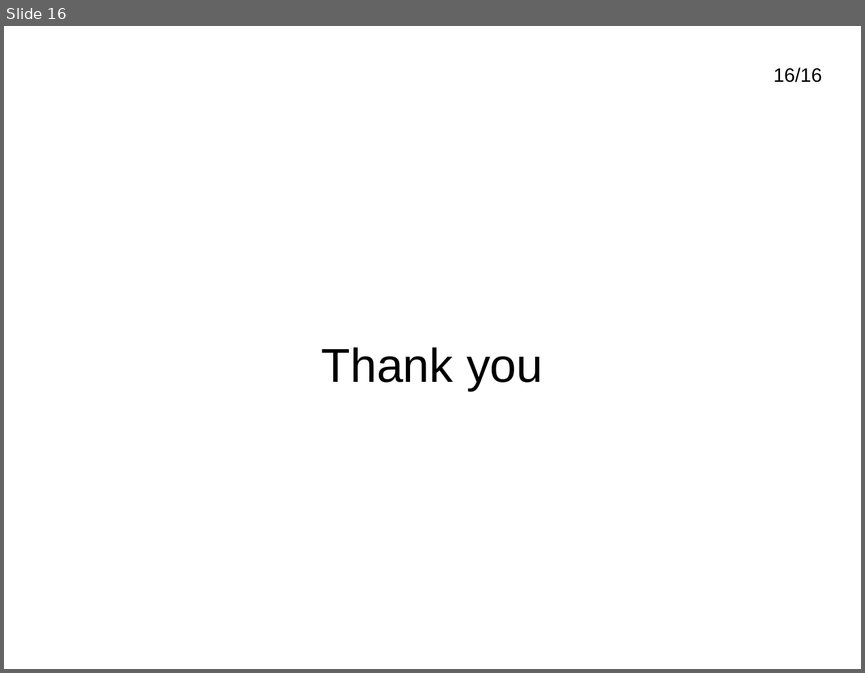
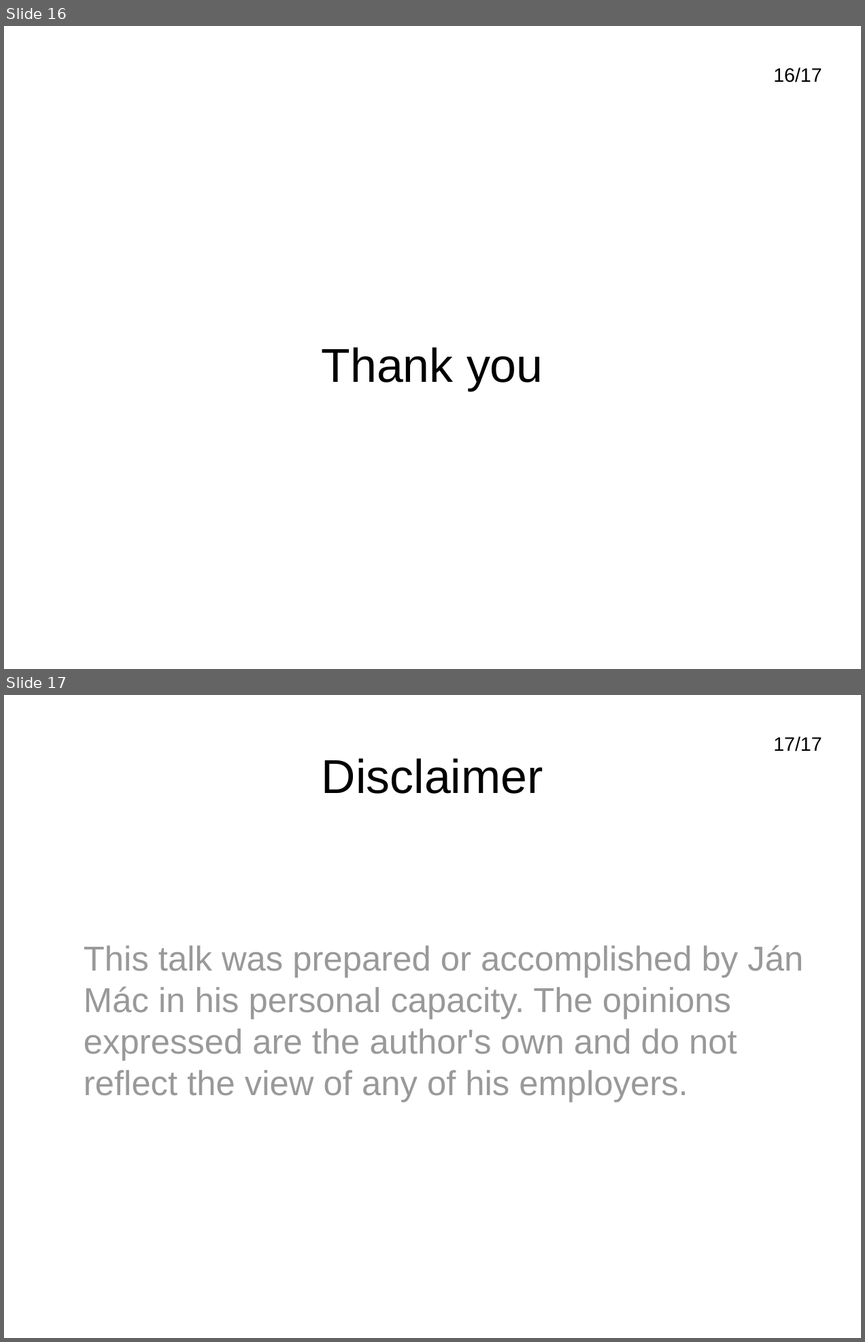
Before and after one commit to mice-sk/talks, a slide deck: 2016/tdd/tdd.odp. Shown one above the other, each under a label of ours: slide 16 before the commit, slides 16 and 17 after it. The pictures are 865x673 and 865x1342 pixels, drawn with LibreOffice and Linux fonts; fonts in the diff are those of the drawing. Boxes give left, top, right and bottom in pixels: in the first picture for what was removed or moved away, otherwise in the second. Text is boxed around its words. In the diff, an @@ line names an element or a change of style, - is before the commit and + after.

Commit message:
Updates presentation

```diff
--- a/2016/tdd/tdd.odp
+++ b/2016/tdd/tdd.odp
@@ slide 17 added at (4,695,861,1338), background #FFFFFF @@
@@ page number added at (773,736,821,751), 18 pt, text #000000 @@
+17/17
@@ title added at (322,758,543,794), 44 pt, text #000000 @@
+Disclaimer
@@ text added at (84,945,803,1102), 32 pt, text #999999 @@
+This talk was prepared or accomplished by Ján Mác in his personal capacity. The opinions expressed are the author's own and do not reflect the view of any of his employers.
@@ page number at (773,67,821,82): text changed @@
-16/16
+16/17
```
Also in this commit, not shown: 1 other file.
